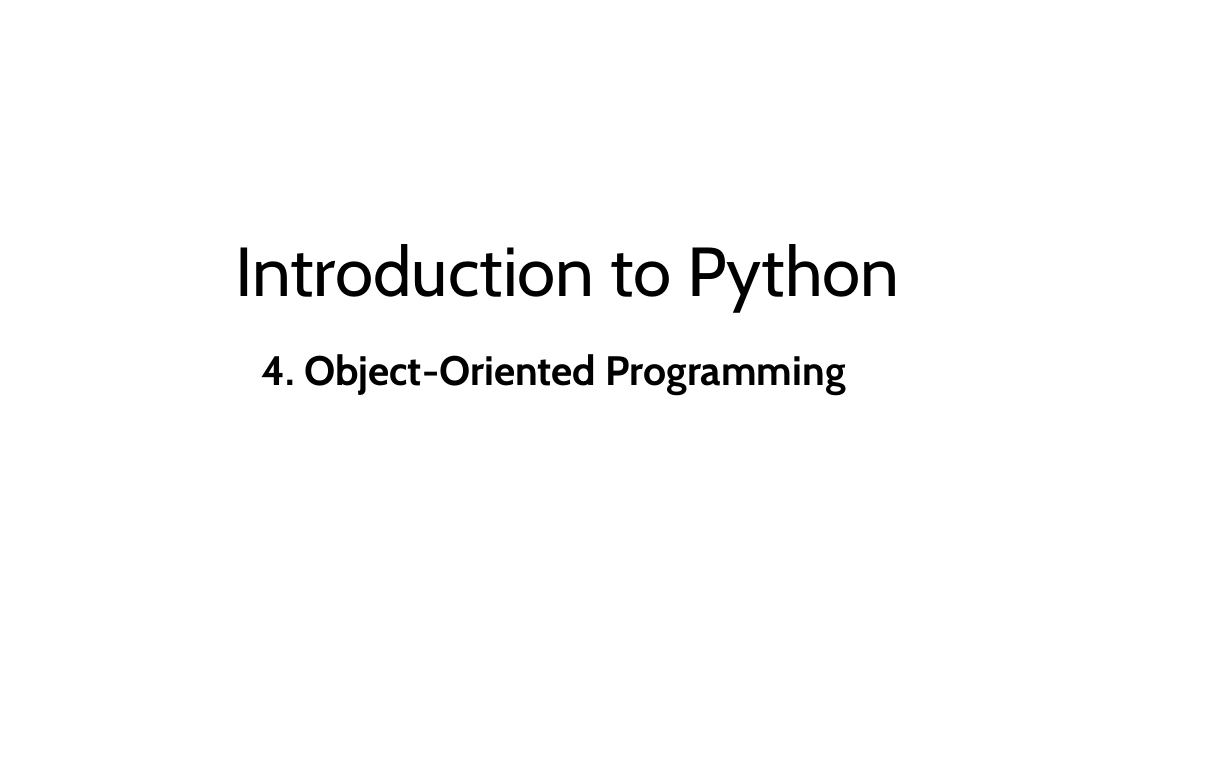
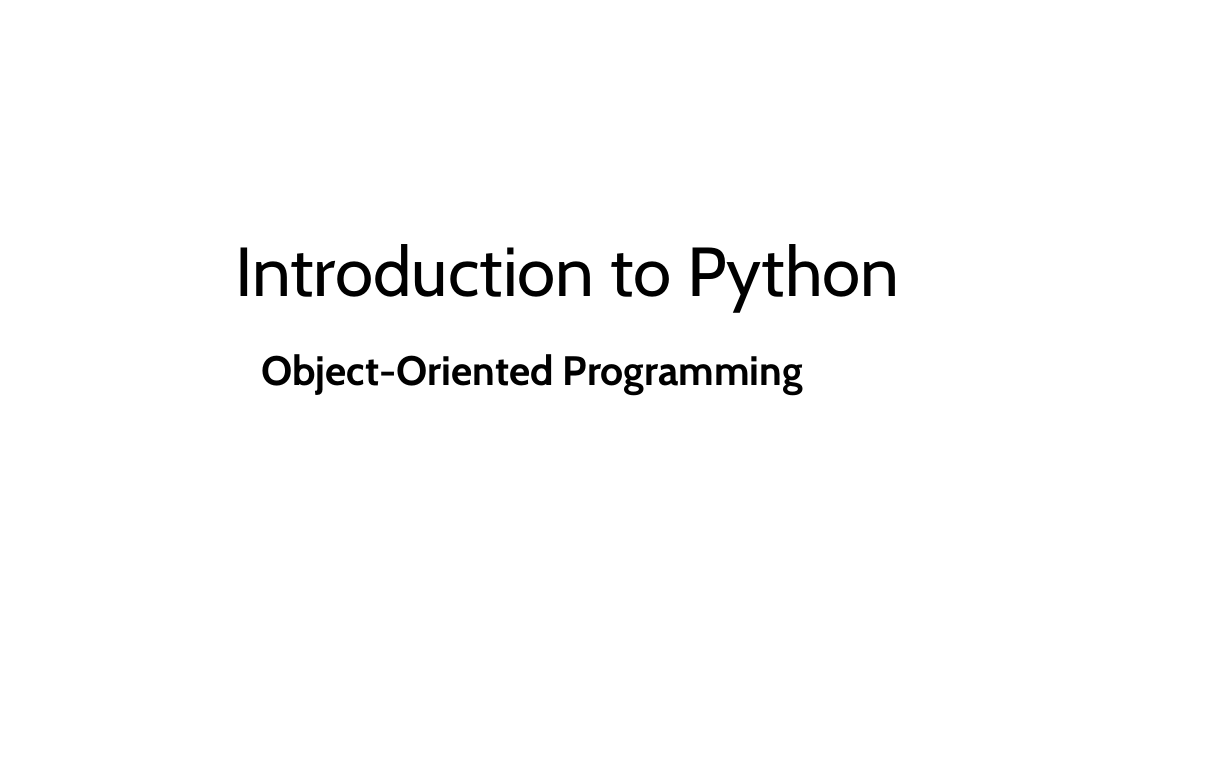
Before and after one commit to LongBaoNguyen/longbaonguyen.github.io, a slide deck: slide 1 of courses/apcsp/lect9.pptx. Drawn at 1232x770 pixels with LibreOffice and Linux fonts; fonts in the diff are those of the drawing. Boxes give left, top, right and bottom in pixels: in the first picture for what was removed or moved away, otherwise in the second. Text is boxed around its words. In the diff, an @@ line names an element or a change of style, - is before the commit and + after.

```diff
--- a/courses/apcsp/lect9.pptx
+++ b/courses/apcsp/lect9.pptx
@@ subtitle at (262, 354, 803, 395): text changed @@
-4. Object-Oriented Programming
+Object-Oriented Programming
```
Also in this commit, not shown: 11 other slides changed, 12 slides added, 7 slides removed, 10 other files.
